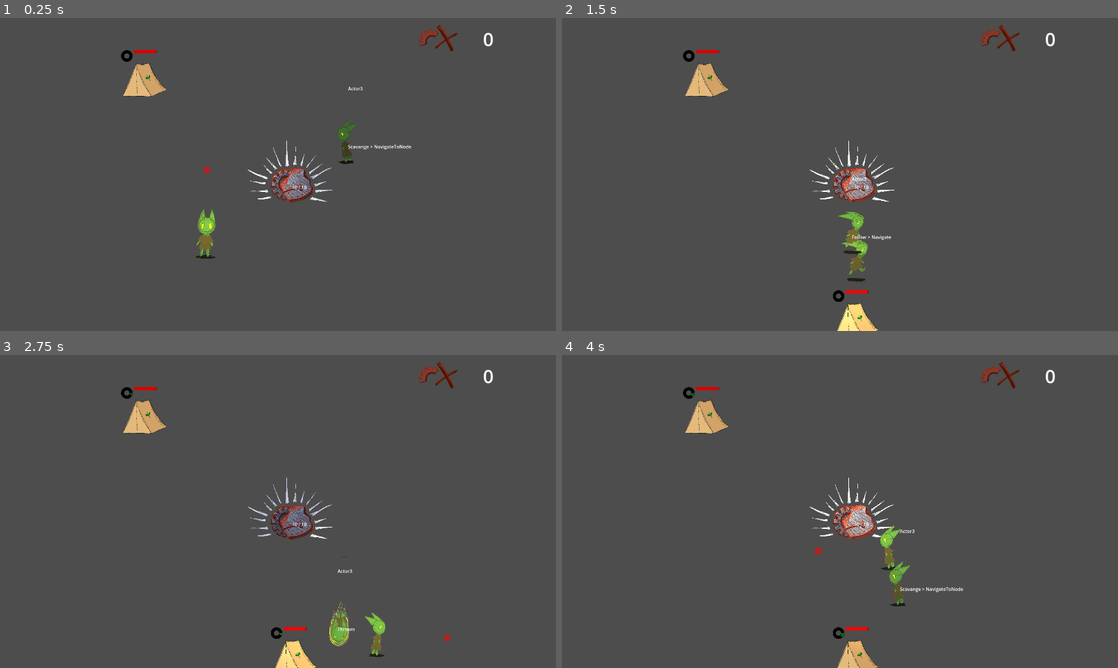
Above: before the commit, frames 1-4 (two rows, left to right).
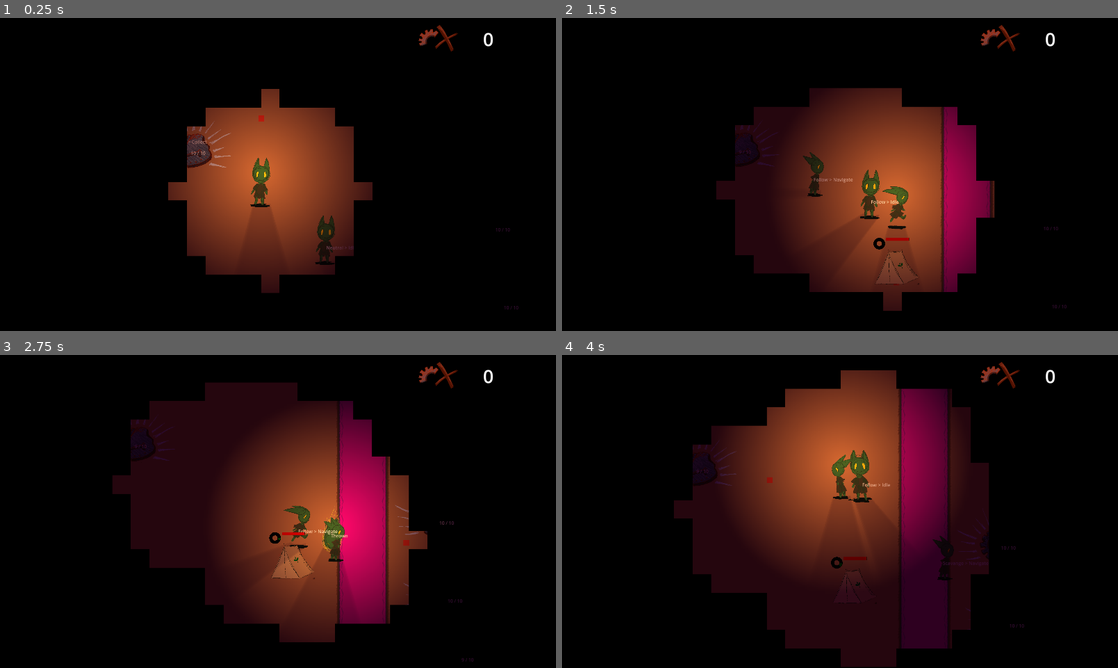
Above: after the commit, the same moments.

Repository: loteque/GoblinGame
Game: Godot game, scene res://main.tscn
Same seed, same stepped clock (60 frames per second), same inputs: the game is played once before the commit and once after it. Before the commit the project starts from res://tests/test_collect_scrap_routine.tscn.
Inputs:
- Up to frame 1 (0.25 s): no input
- Up to frame 2 (1.5 s): hold D (right) 0.53-1.28 s; hold Shift (call) 0.53-1.28 s; hold S (down) from 1.28 s (still down); tap G (place) at 1.35 s
- Up to frame 3 (2.75 s): release S (down) at 2.03 s; hold D (right) from 2.03 s (still down); tap Space (throw) at 2.1 s
- Up to frame 4 (4 s): release D (right) at 2.78 s; hold W (up) 2.78-3.53 s; tap Shift (call) at 2.85 s; hold A (left) from 3.53 s (still down); tap G (place) at 3.6 s

The runs differ from the first frame. In frame 1, 100% of the frame differs, in the area x 0-100%, y 0-100%; in frame 2, 100%; in frame 3, 100%; in frame 4, 100%.

Commit message:
Remove unneeded config

Diff:
--- a/project/new_actor.tscn
+++ b/project/new_actor.tscn
@@ -74,7 +74,6 @@
 animation = &"idle_front"
 offset = Vector2(0, -165)
 
-
 [node name="TargetTrackerComponent" type="Area2D" parent="." node_paths=PackedStringArray("actor")]
 unique_name_in_owner = true
 collision_layer = 0
--- a/project/project.godot
+++ b/project/project.godot
@@ -11,7 +11,7 @@
 [application]
 
 config/name="Goblin Armies"
-run/main_scene="res://tests/test_collect_scrap_routine.tscn"
+run/main_scene="res://main.tscn"
 config/features=PackedStringArray("4.2")
 
 [autoload]
--- a/project/tests/test_collect_scrap_routine.tscn
+++ b/project/tests/test_collect_scrap_routine.tscn
@@ -32,11 +32,8 @@
 [node name="PlayerCharacter" parent="." instance=ExtResource("3_xd616")]
 position = Vector2(324, 334)
 
-[node name="Actor3" parent="." node_paths=PackedStringArray("nav_agent", "follow_area", "player") instance=ExtResource("5_t072y")]
+[node name="Actor3" parent="." instance=ExtResource("5_t072y")]
 position = Vector2(865, -36)
-nav_agent = NodePath("")
-follow_area = NodePath("")
-player = NodePath("")
 
 [node name="NameLabel2" type="Label" parent="Actor3"]
 offset_left = 10.0
Not shown: 1 places in project/new_actor.tscn that only renumber resources
